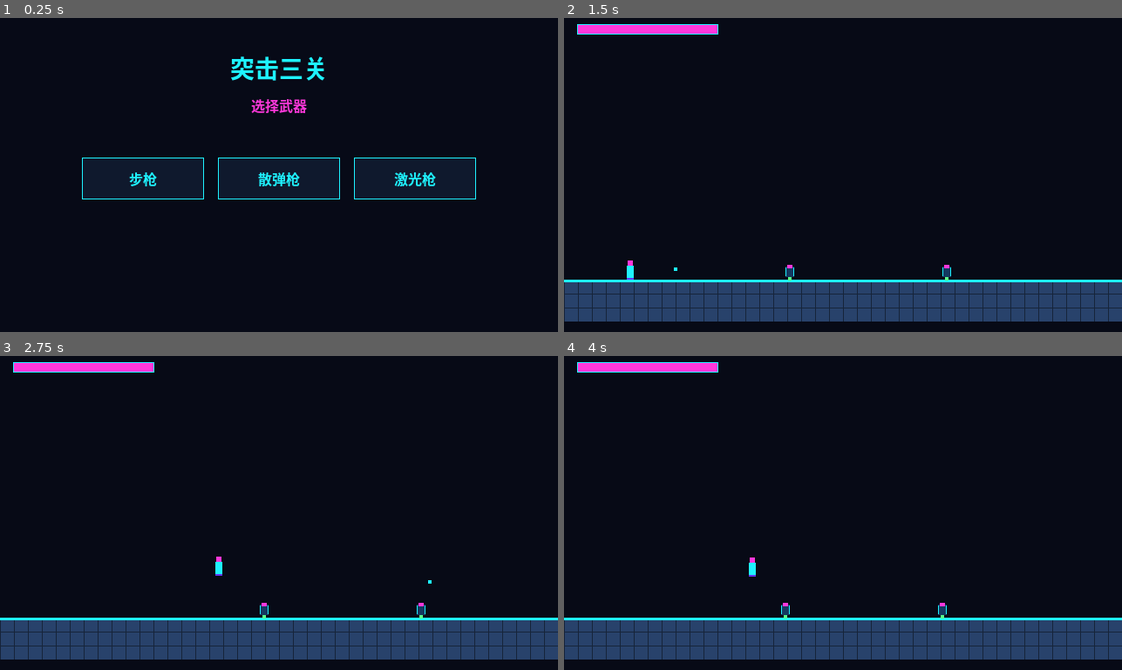
Above: before the commit, frames 1-4 (two rows, left to right).
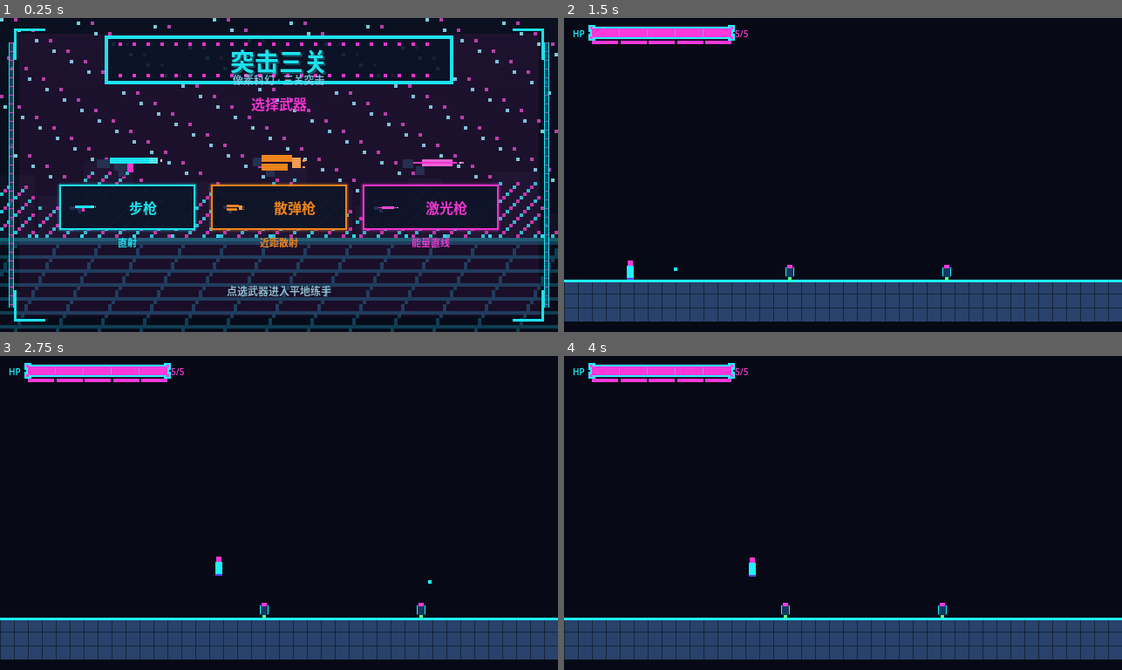
Above: after the commit, the same moments.

Repository: 2213778958/game_hundouluo
Game: Godot game, scene res://boot/main.tscn
Two runs of this game, one before a commit and one after it. Both use one fixed random seed, a clock stepped at 60 frames per second and the inputs below.
Inputs (mouse positions are in pixels of both pictures, inside the frame that each line leads up to):
- Up to frame 1 (0.25 s): no input
- Up to frame 2 (1.5 s): click "步枪" at 0.5 s; tap Enter at 1.25 s; move the mouse to (965, 159) at 1.27 s; hold Right (player_right) from 1.28 s (still down); tap Z (player_fire) at 1.35 s; click (965, 159) at 1.42 s
- Up to frame 3 (2.75 s): keep holding Right (player_right); tap Space (player_jump) at 1.52, 2.27 s; move the mouse to (167, 528) at 2.02 s; tap J at 2.1 s; click (167, 528) at 2.17 s
- Up to frame 4 (4 s): move the mouse to (898, 443) at 2.77 s; release Right (player_right) at 2.78 s; hold Left (player_left) 2.78-3.53 s; tap Z (player_fire) at 2.85 s; click (898, 443) at 2.92 s; move the mouse to (815, 575) at 3.52 s; hold Right (player_right) from 3.53 s (still down); tap J at 3.6 s; click (815, 575) at 3.67 s; tap Space (player_jump) at 3.77 s

The runs differ from the first frame. In frame 1, 33% of the frame differs, in the area x 0-100%, y 0-100%; in frame 2, 1.3%; in frame 3, 1.3%; in frame 4, 1.3%.

Commit message:
fix(boot): dress entry, gun select, and hp bar
Human review said boot HUD was too plain. Keep pixel sci-fi chrome on existing surfaces.

Fixes #27

Co-authored-by: Cursor <cursoragent@cursor.com>

Diff:
--- a/boot/boot.gd
+++ b/boot/boot.gd
@@ -50,7 +50,7 @@
 	_stage_host.name = "StageHost"
 	add_child(_stage_host)
 	_hp_bar = HpBarScript.new()
-	_hp_bar.position = Vector2(16, 8)
+	_hp_bar.position = Vector2(8, 6)
 	_hp_bar.visible = false
 	add_child(_hp_bar)
 	_build_entry()
@@ -230,26 +230,64 @@
 	backdrop.position = Vector2.ZERO
 	backdrop.size = Vector2(640, 360)
 	_entry.add_child(backdrop)
-	_title = _make_label("Title", TITLE, Vector2(0, 36), 640, 28, NEON)
+	_entry.add_child(_make_starfield())
+	_add_frame_corners(_entry)
+	_entry.add_child(_make_rail("RailLeft", Vector2(10, 28), Vector2(6, 304)))
+	_entry.add_child(_make_rail("RailRight", Vector2(624, 28), Vector2(6, 304)))
+	_entry.add_child(_make_title_plate())
+	_entry.add_child(_make_label("TitleGlow", TITLE, Vector2(2, 30), 640, 28, Color(NEON, 0.28)))
+	_title = _make_label("Title", TITLE, Vector2(0, 28), 640, 28, NEON)
 	_entry.add_child(_title)
-	var prompt := _make_label("Prompt", "选择武器", Vector2(0, 88), 640, 16, MAGENTA)
+	_entry.add_child(_make_label("Tag", "像素科幻 · 三关突击", Vector2(0, 62), 640, 12, Color(0.55, 0.9, 1.0, 0.85)))
+	var prompt := _make_label("Prompt", "选择武器", Vector2(0, 86), 640, 16, MAGENTA)
 	_entry.add_child(prompt)
 	var row := HBoxContainer.new()
 	row.name = "WeaponRow"
-	row.position = Vector2(80, 160)
-	row.size = Vector2(480, 48)
+	row.position = Vector2(56, 122)
+	row.size = Vector2(528, 168)
 	row.alignment = BoxContainer.ALIGNMENT_CENTER
-	row.add_theme_constant_override("separation", 16)
+	row.add_theme_constant_override("separation", 18)
 	_entry.add_child(row)
 	var names := list_weapon_choices()
+	var flavors := PackedStringArray(["直射", "近距散射", "能量直线"])
 	for kind in range(names.size()):
-		var button := Button.new()
-		button.name = "Weapon_%s" % kind
-		button.text = names[kind]
-		button.custom_minimum_size = Vector2(140, 40)
-		_paint_button(button)
-		button.pressed.connect(choose_weapon.bind(kind))
-		row.add_child(button)
+		row.add_child(_make_weapon_card(kind, names[kind], flavors[kind]))
+	_entry.add_child(_make_label("Hint", "点选武器进入平地练手", Vector2(0, 304), 640, 12, Color(0.7, 0.95, 1.0, 0.8)))
+	_entry.add_child(_make_scanlines())
+
+
+func _make_weapon_card(kind: int, weapon_label: String, flavor: String) -> VBoxContainer:
+	var card := VBoxContainer.new()
+	card.name = "WeaponCard_%s" % kind
+	card.alignment = BoxContainer.ALIGNMENT_CENTER
+	card.add_theme_constant_override("separation", 6)
+	var icon := TextureRect.new()
+	icon.name = "Icon"
+	icon.texture = _gun_texture(kind)
+	icon.texture_filter = CanvasItem.TEXTURE_FILTER_NEAREST
+	icon.custom_minimum_size = Vector2(96, 40)
+	icon.expand_mode = TextureRect.EXPAND_IGNORE_SIZE
+	icon.stretch_mode = TextureRect.STRETCH_KEEP_ASPECT_CENTERED
+	icon.mouse_filter = Control.MOUSE_FILTER_IGNORE
+	card.add_child(icon)
+	var button := Button.new()
+	button.name = "Weapon_%s" % kind
+	button.text = weapon_label
+	button.icon = icon.texture
+	button.expand_icon = false
+	button.custom_minimum_size = Vector2(156, 52)
+	_paint_button(button, _weapon_accent(kind))
+	button.pressed.connect(choose_weapon.bind(kind))
+	card.add_child(button)
+	var flavor_label := Label.new()
+	flavor_label.name = "Flavor"
+	flavor_label.text = flavor
+	flavor_label.horizontal_alignment = HORIZONTAL_ALIGNMENT_CENTER
+	flavor_label.add_theme_color_override("font_color", _weapon_accent(kind))
+	flavor_label.add_theme_font_size_override("font_size", 11)
+	flavor_label.mouse_filter = Control.MOUSE_FILTER_IGNORE
+	card.add_child(flavor_label)
+	return card
 
 
 func _make_label(node_name: String, text: String, pos: Vector2, width: float, font_size: int, color: Color) -> Label:
@@ -261,24 +299,266 @@
 	label.horizontal_alignment = HORIZONTAL_ALIGNMENT_CENTER
 	label.add_theme_color_override("font_color", color)
 	label.add_theme_font_size_override("font_size", font_size)
+	label.mouse_filter = Control.MOUSE_FILTER_IGNORE
 	return label
 
 
-func _paint_button(button: Button) -> void:
-	button.add_theme_color_override("font_color", NEON)
-	button.add_theme_color_override("font_hover_color", MAGENTA)
+func _paint_button(button: Button, accent: Color) -> void:
+	button.add_theme_color_override("font_color", accent)
+	button.add_theme_color_override("font_hover_color", Color.WHITE)
 	button.add_theme_color_override("font_pressed_color", MAGENTA)
 	var style := StyleBoxFlat.new()
-	style.bg_color = Color(0.06, 0.1, 0.18, 0.95)
-	style.border_color = NEON
-	style.set_border_width_all(1)
-	style.content_margin_left = 8
-	style.content_margin_right = 8
+	style.bg_color = Color(0.05, 0.08, 0.16, 0.96)
+	style.border_color = accent
+	style.set_border_width_all(2)
+	style.set_corner_radius_all(0)
+	style.anti_aliasing = false
+	style.shadow_color = Color(accent, 0.35)
+	style.shadow_size = 3
+	style.content_margin_left = 10
+	style.content_margin_right = 10
+	style.content_margin_top = 8
+	style.content_margin_bottom = 8
 	button.add_theme_stylebox_override("normal", style)
 	var hover := style.duplicate() as StyleBoxFlat
+	hover.bg_color = Color(0.1, 0.16, 0.28, 0.98)
 	hover.border_color = MAGENTA
+	hover.shadow_color = Color(MAGENTA, 0.5)
+	hover.shadow_size = 5
 	button.add_theme_stylebox_override("hover", hover)
 	button.add_theme_stylebox_override("pressed", hover)
+
+
+func _weapon_accent(kind: int) -> Color:
+	match kind:
+		WEAPON_SHOTGUN:
+			return Color(1.0, 0.55, 0.12)
+		WEAPON_LASER:
+			return MAGENTA
+		_:
+			return NEON
+
+
+func _make_starfield() -> TextureRect:
+	var view := TextureRect.new()
+	view.name = "Starfield"
+	view.texture = _starfield_texture()
+	view.texture_filter = CanvasItem.TEXTURE_FILTER_NEAREST
+	view.position = Vector2.ZERO
+	view.size = Vector2(640, 360)
+	view.expand_mode = TextureRect.EXPAND_IGNORE_SIZE
+	view.stretch_mode = TextureRect.STRETCH_SCALE
+	view.mouse_filter = Control.MOUSE_FILTER_IGNORE
+	return view
+
+
+func _make_scanlines() -> TextureRect:
+	var view := TextureRect.new()
+	view.name = "Scanlines"
+	view.texture = _scanline_texture()
+	view.texture_filter = CanvasItem.TEXTURE_FILTER_NEAREST
+	view.position = Vector2.ZERO
+	view.size = Vector2(640, 360)
+	view.expand_mode = TextureRect.EXPAND_IGNORE_SIZE
+	view.stretch_mode = TextureRect.STRETCH_TILE
+	view.modulate = Color(1, 1, 1, 0.28)
+	view.mouse_filter = Control.MOUSE_FILTER_IGNORE
+	return view
+
+
+func _make_title_plate() -> TextureRect:
+	var plate := TextureRect.new()
+	plate.name = "TitlePlate"
+	plate.texture = _title_plate_texture()
+	plate.texture_filter = CanvasItem.TEXTURE_FILTER_NEAREST
+	plate.position = Vector2(120, 20)
+	plate.size = Vector2(400, 56)
+	plate.expand_mode = TextureRect.EXPAND_IGNORE_SIZE
+	plate.stretch_mode = TextureRect.STRETCH_SCALE
+	plate.mouse_filter = Control.MOUSE_FILTER_IGNORE
+	return plate
+
+
+func _make_rail(node_name: String, pos: Vector2, rail_size: Vector2) -> TextureRect:
+	var rail := TextureRect.new()
+	rail.name = node_name
+	rail.texture = _rail_texture(int(rail_size.x), int(rail_size.y))
+	rail.texture_filter = CanvasItem.TEXTURE_FILTER_NEAREST
+	rail.position = pos
+	rail.size = rail_size
+	rail.expand_mode = TextureRect.EXPAND_IGNORE_SIZE
+	rail.stretch_mode = TextureRect.STRETCH_SCALE
+	rail.mouse_filter = Control.MOUSE_FILTER_IGNORE
+	return rail
+
+
+func _add_frame_corners(parent: Control) -> void:
+	var frame := Control.new()
+	frame.name = "Frame"
+	frame.position = Vector2.ZERO
+	frame.size = Vector2(640, 360)
+	frame.mouse_filter = Control.MOUSE_FILTER_IGNORE
+	parent.add_child(frame)
+	var color := NEON
+	var marks := [
+		["TL_H", Vector2(16, 12), Vector2(36, 3)],
+		["TL_V", Vector2(16, 12), Vector2(3, 36)],
+		["TR_H", Vector2(588, 12), Vector2(36, 3)],
+		["TR_V", Vector2(621, 12), Vector2(3, 36)],
+		["BL_H", Vector2(16, 345), Vector2(36, 3)],
+		["BL_V", Vector2(16, 312), Vector2(3, 36)],
+		["BR_H", Vector2(588, 345), Vector2(36, 3)],
+		["BR_V", Vector2(621, 312), Vector2(3, 36)],
+	]
+	for mark in marks:
+		var rect := ColorRect.new()
+		rect.name = str(mark[0])
+		rect.color = color
+		rect.position = mark[1]
+		rect.size = mark[2]
+		rect.mouse_filter = Control.MOUSE_FILTER_IGNORE
+		frame.add_child(rect)
+	var inner := ColorRect.new()
+	inner.name = "InnerGlow"
+	inner.color = Color(MAGENTA, 0.08)
+	inner.position = Vector2(22, 18)
+	inner.size = Vector2(596, 324)
+	inner.mouse_filter = Control.MOUSE_FILTER_IGNORE
+	frame.add_child(inner)
+
+
+func _starfield_texture() -> ImageTexture:
+	const WIDTH := 160
+	const HEIGHT := 90
+	var image := Image.create(WIDTH, HEIGHT, false, Image.FORMAT_RGBA8)
+	var high := Color(0.05, 0.07, 0.14, 1)
+	var low := Color(0.02, 0.03, 0.08, 1)
+	var star := Color(0.55, 0.95, 1.0, 0.9)
+	var star_m := Color(1.0, 0.35, 0.9, 0.75)
+	var grid := Color(0.12, 0.62, 0.78, 0.38)
+	var building := Color(0.06, 0.08, 0.16, 1)
+	var window_c := Color(0.2, 0.95, 1.0, 0.85)
+	var window_m := Color(1.0, 0.28, 0.86, 0.8)
+	for y in HEIGHT:
+		var t := float(y) / float(HEIGHT)
+		var sky := high.lerp(low, t * 0.55)
+		for x in WIDTH:
+			image.set_pixel(x, y, sky)
+	for y in range(0, 58):
+		for x in WIDTH:
+			var hash_v := (x * 17 + y * 53) % 61
+			if hash_v == 0:
+				image.set_pixel(x, y, star)
+			elif hash_v == 7:
+				image.set_pixel(x, y, star_m)
+	for x in WIDTH:
+		image.set_pixel(x, 62, NEON)
+		image.set_pixel(x, 63, Color(NEON, 0.4))
+	var heights := [18, 12, 22, 8, 16, 10, 20, 14, 9, 17, 11, 19, 7, 15]
+	var bx := 0
+	for i in heights.size():
+		var bh: int = heights[i]
+		var bw := 10 + (i % 3) * 2
+		for y in range(63 - bh, 63):
+			for x in range(bx, mini(bx + bw, WIDTH)):
+				var lit := (x + y) % 5 == 0 and y > 63 - bh + 2
+				if lit:
+					image.set_pixel(x, y, window_c if (x + i) % 2 == 0 else window_m)
+				else:
+					image.set_pixel(x, y, building)
+		bx += bw + 1
+	for y in range(64, HEIGHT):
+		for x in WIDTH:
+			if y % 4 == 0 or (x + int(y / 2)) % 12 == 0:
+				image.set_pixel(x, y, grid)
+	return ImageTexture.create_from_image(image)
+
+
+func _scanline_texture() -> ImageTexture:
+	var image := Image.create(2, 2, false, Image.FORMAT_RGBA8)
+	image.set_pixel(0, 0, Color(0, 0, 0, 0.45))
+	image.set_pixel(1, 0, Color(0, 0, 0, 0.45))
+	image.set_pixel(0, 1, Color(0, 0, 0, 0))
+	image.set_pixel(1, 1, Color(0, 0, 0, 0))
+	return ImageTexture.create_from_image(image)
+
+
+func _title_plate_texture() -> ImageTexture:
+	const WIDTH := 100
+	const HEIGHT := 14
+	var image := Image.create(WIDTH, HEIGHT, false, Image.FORMAT_RGBA8)
+	var plate := Color(0.04, 0.08, 0.16, 0.88)
+	var rim := NEON
+	var dash := MAGENTA
+	for y in HEIGHT:
+		for x in WIDTH:
+			image.set_pixel(x, y, plate)
+	for x in WIDTH:
+		image.set_pixel(x, 0, rim)
+		image.set_pixel(x, HEIGHT - 1, rim)
+	for y in HEIGHT:
+		image.set_pixel(0, y, rim)
+		image.set_pixel(WIDTH - 1, y, rim)
+	for x in range(4, WIDTH - 4, 4):
+		image.set_pixel(x, 2, dash)
+		image.set_pixel(x, HEIGHT - 3, dash)
+	return ImageTexture.create_from_image(image)
+
+
+func _rail_texture(width: int, height: int) -> ImageTexture:
+	var image := Image.create(maxi(width, 2), maxi(height, 8), false, Image.FORMAT_RGBA8)
+	var core := NEON
+	var dim := Color(0.08, 0.4, 0.5, 0.7)
+	var pulse := MAGENTA
+	for y in image.get_height():
+		for x in image.get_width():
+			if x == 0 or x == image.get_width() - 1:
+				image.set_pixel(x, y, core)
+			elif y % 10 == 0:
+				image.set_pixel(x, y, pulse)
+			else:
+				image.set_pixel(x, y, dim)
+	return ImageTexture.create_from_image(image)
+
+
+func _gun_texture(kind: int) -> ImageTexture:
+	var image := Image.create(32, 16, false, Image.FORMAT_RGBA8)
+	var hull := Color(0.16, 0.2, 0.34, 1)
+	var neon := _weapon_accent(kind)
+	var glow := neon.lightened(0.25)
+	match kind:
+		WEAPON_SHOTGUN:
+			_stamp_rect(image, 4, 6, 8, 10, hull)
+			_stamp_rect(image, 8, 5, 22, 8, neon)
+			_stamp_rect(image, 8, 9, 20, 12, neon)
+			_stamp_rect(image, 10, 12, 14, 15, hull)
+			_stamp_rect(image, 22, 6, 26, 11, glow)
+			image.set_pixel(27, 7, glow)
+			image.set_pixel(27, 10, glow)
+		WEAPON_LASER:
+			_stamp_rect(image, 3, 7, 8, 11, hull)
+			_stamp_rect(image, 8, 8, 28, 9, neon)
+			_stamp_rect(image, 12, 7, 26, 8, glow)
+			_stamp_rect(image, 12, 9, 26, 10, glow)
+			_stamp_rect(image, 9, 10, 13, 14, hull)
+			image.set_pixel(29, 8, Color.WHITE)
+			image.set_pixel(30, 8, glow)
+		_:
+			_stamp_rect(image, 2, 7, 8, 11, hull)
+			_stamp_rect(image, 8, 6, 26, 9, neon)
+			_stamp_rect(image, 10, 9, 16, 12, hull)
+			_stamp_rect(image, 12, 11, 15, 15, hull)
+			_stamp_rect(image, 16, 9, 19, 13, MAGENTA)
+			_stamp_rect(image, 26, 6, 30, 9, glow)
+			image.set_pixel(31, 7, Color.WHITE)
+	return ImageTexture.create_from_image(image)
+
+
+func _stamp_rect(image: Image, x0: int, y0: int, x1: int, y1: int, color: Color) -> void:
+	for y in range(y0, y1):
+		for x in range(x0, x1):
+			if x >= 0 and y >= 0 and x < image.get_width() and y < image.get_height():
+				image.set_pixel(x, y, color)
 
 
 func _rebuild_stage() -> void:
--- a/boot/hp_bar.gd
+++ b/boot/hp_bar.gd
@@ -3,9 +3,12 @@
 ## 像素科幻血条。对接玩家 hp_changed(hp, max_hp)，不依赖 player 模块在树里。
 
 const BAR_SIZE := Vector2(160, 10)
+const BAR_POS := Vector2(24, 6)
 const NEON_FILL := Color(1.0, 0.22, 0.86)
 const NEON_EDGE := Color(0.12, 0.95, 1.0)
 const VOID_TRACK := Color(0.04, 0.06, 0.12, 0.92)
+const DIM_PIP := Color(0.16, 0.08, 0.2, 0.9)
+const HUD_SIZE := Vector2(232, 28)
 
 ## 当前血量。
 var hp: int = 5
@@ -15,16 +18,32 @@
 var _track: ColorRect
 var _fill: ColorRect
 var _edge: ColorRect
+var _glow: ColorRect
+var _caption: Label
+var _readout: Label
+var _pips: Control
 
 
 func _init() -> void:
 	name = "HpBar"
-	custom_minimum_size = BAR_SIZE
-	size = BAR_SIZE
+	custom_minimum_size = HUD_SIZE
+	size = HUD_SIZE
 	mouse_filter = Control.MOUSE_FILTER_IGNORE
-	_edge = _swatch("Edge", NEON_EDGE, Vector2(-1, -1), BAR_SIZE + Vector2(2, 2))
-	_track = _swatch("Track", VOID_TRACK, Vector2.ZERO, BAR_SIZE)
-	_fill = _swatch("Fill", NEON_FILL, Vector2.ZERO, BAR_SIZE)
+	_glow = _swatch("Glow", Color(NEON_FILL, 0.22), BAR_POS + Vector2(-3, -3), BAR_SIZE + Vector2(6, 6))
+	_edge = _swatch("Edge", NEON_EDGE, BAR_POS + Vector2(-1, -1), BAR_SIZE + Vector2(2, 2))
+	_track = _swatch("Track", VOID_TRACK, BAR_POS, BAR_SIZE)
+	_fill = _swatch("Fill", NEON_FILL, BAR_POS, BAR_SIZE)
+	_add_frame()
+	_add_ticks()
+	_add_brackets()
+	_caption = _hud_label("Caption", "HP", Vector2(2, 5), 20, NEON_EDGE)
+	_readout = _hud_label("Readout", "5/5", Vector2(188, 5), 40, NEON_FILL)
+	_pips = Control.new()
+	_pips.name = "Pips"
+	_pips.position = Vector2(24, 20)
+	_pips.size = Vector2(160, 6)
+	_pips.mouse_filter = Control.MOUSE_FILTER_IGNORE
+	add_child(_pips)
 	_layout_fill()
 
 
@@ -44,6 +63,106 @@
 	if _fill == null:
 		return
 	_fill.size = Vector2(BAR_SIZE.x * get_ratio(), BAR_SIZE.y)
+	if _glow != null:
+		_glow.size = Vector2(6.0 + BAR_SIZE.x * get_ratio(), _glow.size.y)
+	if _readout != null:
+		_readout.text = "%s/%s" % [hp, max_hp]
+	_layout_pips()
+
+
+func _layout_pips() -> void:
+	if _pips == null:
+		return
+	for child in _pips.get_children():
+		_pips.remove_child(child)
+		child.free()
+	var count := clampi(max_hp, 1, 8)
+	var gap := 3.0
+	var pip_w := (160.0 - gap * float(count - 1)) / float(count)
+	for i in count:
+		var pip := ColorRect.new()
+		pip.name = "Pip_%s" % i
+		pip.color = NEON_FILL if i < hp else DIM_PIP
+		pip.position = Vector2(float(i) * (pip_w + gap), 0)
+		pip.size = Vector2(pip_w, 4)
+		pip.mouse_filter = Control.MOUSE_FILTER_IGNORE
+		_pips.add_child(pip)
+
+
+func _add_frame() -> void:
+	var frame := TextureRect.new()
+	frame.name = "Frame"
+	frame.texture = _frame_texture()
+	frame.texture_filter = CanvasItem.TEXTURE_FILTER_NEAREST
+	frame.position = BAR_POS + Vector2(-2, -2)
+	frame.size = BAR_SIZE + Vector2(4, 4)
+	frame.expand_mode = TextureRect.EXPAND_IGNORE_SIZE
+	frame.stretch_mode = TextureRect.STRETCH_SCALE
+	frame.mouse_filter = Control.MOUSE_FILTER_IGNORE
+	add_child(frame)
+
+
+func _add_ticks() -> void:
+	var ticks := Control.new()
+	ticks.name = "Ticks"
+	ticks.position = BAR_POS
+	ticks.size = BAR_SIZE
+	ticks.mouse_filter = Control.MOUSE_FILTER_IGNORE
+	add_child(ticks)
+	for i in range(1, 5):
+		var tick := ColorRect.new()
+		tick.name = "Tick_%s" % i
+		tick.color = Color(NEON_EDGE, 0.55)
+		tick.position = Vector2(float(i) * 32.0 - 1.0, 1)
+		tick.size = Vector2(1, BAR_SIZE.y - 2)
+		tick.mouse_filter = Control.MOUSE_FILTER_IGNORE
+		ticks.add_child(tick)
+
+
+func _add_brackets() -> void:
+	var color := NEON_EDGE
+	_swatch("BracketTL_H", color, Vector2(20, 2), Vector2(8, 2))
+	_swatch("BracketTL_V", color, Vector2(20, 2), Vector2(2, 8))
+	_swatch("BracketTR_H", color, Vector2(180, 2), Vector2(8, 2))
+	_swatch("BracketTR_V", color, Vector2(186, 2), Vector2(2, 8))
+	_swatch("BracketBL_H", color, Vector2(20, 18), Vector2(8, 2))
+	_swatch("BracketBL_V", color, Vector2(20, 12), Vector2(2, 8))
+	_swatch("BracketBR_H", color, Vector2(180, 18), Vector2(8, 2))
+	_swatch("BracketBR_V", color, Vector2(186, 12), Vector2(2, 8))
+
+
+func _hud_label(node_name: String, text: String, pos: Vector2, width: float, color: Color) -> Label:
+	var label := Label.new()
+	label.name = node_name
+	label.text = text
+	label.position = pos
+	label.size = Vector2(width, 14)
+	label.add_theme_color_override("font_color", color)
+	label.add_theme_font_size_override("font_size", 10)
+	label.mouse_filter = Control.MOUSE_FILTER_IGNORE
+	add_child(label)
+	return label
+
+
+func _frame_texture() -> ImageTexture:
+	var width := int(BAR_SIZE.x) + 4
+	var height := int(BAR_SIZE.y) + 4
+	var image := Image.create(width, height, false, Image.FORMAT_RGBA8)
+	var rim := Color(0.18, 0.98, 1.0, 0.95)
+	var corner := Color(1.0, 0.28, 0.9, 1.0)
+	for x in width:
+		image.set_pixel(x, 0, rim)
+		image.set_pixel(x, height - 1, rim)
+	for y in height:
+		image.set_pixel(0, y, rim)
+		image.set_pixel(width - 1, y, rim)
+	for y in 3:
+		for x in 3:
+			image.set_pixel(x, y, corner)
+			image.set_pixel(width - 1 - x, y, corner)
+			image.set_pixel(x, height - 1 - y, corner)
+			image.set_pixel(width - 1 - x, height - 1 - y, corner)
+	return ImageTexture.create_from_image(image)
 
 
 func _swatch(node_name: String, color: Color, pos: Vector2, rect_size: Vector2) -> ColorRect:
--- a/tests/boot/test_boot.gd
+++ b/tests/boot/test_boot.gd
@@ -16,6 +16,7 @@
 	_nodes_stay_off_tree_and_2d(failures)
 	_boot_does_not_compile_depend_on_stages(failures)
 	_weapon_opens_visible_flat_training(failures)
+	_boot_surfaces_are_not_plain(failures)
 	return failures
 
 
@@ -226,6 +227,76 @@
 	_check(failures, "func hang_stages" in src, "boot must expose hang_stages for the autoload path")
 
 
+func _boot_surfaces_are_not_plain(failures: PackedStringArray) -> void:
+	var boot := _make_boot()
+	var entry := boot.get_node_or_null("Entry")
+	_check(failures, entry != null, "entry surface must exist")
+	var starfield: TextureRect = null
+	if entry != null:
+		starfield = entry.get_node_or_null("Starfield") as TextureRect
+	_check(failures, starfield != null and starfield.texture != null, "entry needs a pixel starfield, not a flat void")
+	if starfield != null:
+		_check(
+			failures,
+			starfield.texture_filter == CanvasItem.TEXTURE_FILTER_NEAREST,
+			"entry starfield must stay nearest-neighbor pixels"
+		)
+		var sky := starfield.texture.get_image()
+		_check(failures, sky != null, "starfield texture must expose pixels")
+		if sky != null:
+			_check(failures, _unique_opaque_colors(sky) >= 6, "entry backdrop must not be a single flat color")
+			_check(failures, _image_has_neon(sky), "entry backdrop must include neon sci-fi color")
+	_check(failures, entry.get_node_or_null("Scanlines") is TextureRect, "entry needs CRT scanlines")
+	_check(failures, entry.get_node_or_null("Frame") != null, "entry needs a neon frame")
+	_check(failures, entry.get_node_or_null("RailLeft") != null and entry.get_node_or_null("RailRight") != null, "entry needs side rails")
+	_check(failures, entry.get_node_or_null("TitlePlate") is TextureRect, "title needs a pixel plate")
+	_check(failures, _find_label_text(boot, "像素科幻 · 三关突击"), "entry must show a sci-fi tag under the title")
+	_check(failures, _find_label_text(boot, "点选武器进入平地练手"), "entry must hint how to start")
+	for pair in [["0", "直射"], ["1", "近距散射"], ["2", "能量直线"]]:
+		var card := entry.get_node_or_null("WeaponRow/WeaponCard_%s" % pair[0]) if entry != null else null
+		_check(failures, card != null, "weapon card %s missing" % pair[0])
+		if card == null:
+			continue
+		var icon := card.get_node_or_null("Icon") as TextureRect
+		_check(failures, icon != null and icon.texture != null, "weapon card %s needs a pixel gun icon" % pair[0])
+		if icon != null and icon.texture != null:
+			_check(
+				failures,
+				icon.texture_filter == CanvasItem.TEXTURE_FILTER_NEAREST,
+				"weapon icon %s must be nearest-neighbor pixels" % pair[0]
+			)
+			var gun := icon.texture.get_image()
+			_check(failures, gun != null and _image_has_neon(gun), "weapon icon %s must be neon sci-fi" % pair[0])
+		var button := card.get_node_or_null("Weapon_%s" % pair[0]) as Button
+		_check(failures, button != null and button.icon != null, "weapon button %s needs an icon, not plain text" % pair[0])
+		var flavor := card.get_node_or_null("Flavor") as Label
+		_check(failures, flavor != null and flavor.text == pair[1], "weapon card %s flavor must be %s" % [pair[0], pair[1]])
+	boot.free()
+
+	var bar: Control = HpBarScript.new()
+	_check(failures, bar.get_node_or_null("Caption") != null, "hp bar needs an HP caption")
+	_check(failures, bar.get_node_or_null("Readout") != null, "hp bar needs a numeric readout")
+	_check(failures, bar.get_node_or_null("Frame") is TextureRect, "hp bar needs a pixel frame")
+	_check(failures, bar.get_node_or_null("Ticks") != null, "hp bar needs segment ticks")
+	_check(failures, bar.get_node_or_null("Pips") != null, "hp bar needs energy pips")
+	_check(failures, bar.get_node_or_null("Glow") != null, "hp bar needs a neon glow")
+	_check(failures, bar.get_child_count() >= 10, "hp bar chrome must be more than a plain rectangle")
+	bar.call("set_hp", 2, 5)
+	var readout := bar.get_node_or_null("Readout") as Label
+	_check(failures, readout != null and readout.text == "2/5", "hp readout must track 2/5, got %s" % (readout.text if readout != null else ""))
+	var pips := bar.get_node_or_null("Pips")
+	_check(failures, pips != null and pips.get_child_count() == 5, "hp pips must match max hp")
+	if pips != null and pips.get_child_count() >= 5:
+		_check(failures, (pips.get_child(0) as ColorRect).color.v >= 0.7, "filled hp pip must stay neon")
+		_check(failures, (pips.get_child(3) as ColorRect).color.v < 0.5, "empty hp pip must dim")
+	var frame := bar.get_node_or_null("Frame") as TextureRect
+	if frame != null and frame.texture != null:
+		_check(failures, frame.texture_filter == CanvasItem.TEXTURE_FILTER_NEAREST, "hp frame must be nearest-neighbor pixels")
+		var chrome := frame.texture.get_image()
+		_check(failures, chrome != null and _image_has_neon(chrome), "hp frame must include neon sci-fi color")
+	bar.free()
+
+
 func _weapon_opens_visible_flat_training(failures: PackedStringArray) -> void:
 	if not ResourceLoader.exists("res://stages/stages.gd"):
 		failures.append("stages catalog missing; cannot hang 平地练手")
@@ -316,6 +387,26 @@
 	return null
 
 
+func _image_has_neon(image: Image) -> bool:
+	for y in image.get_height():
+		for x in image.get_width():
+			var color := image.get_pixel(x, y)
+			if color.a >= 0.5 and color.s >= 0.45 and color.v >= 0.7:
+				return true
+	return false
+
+
+func _unique_opaque_colors(image: Image) -> int:
+	var seen := {}
+	for y in image.get_height():
+		for x in image.get_width():
+			var color := image.get_pixel(x, y)
+			if color.a < 0.5:
+				continue
+			seen[color] = true
+	return seen.size()
+
+
 func _has_visible_sprite(node: Node) -> bool:
 	if node == null:
 		return false
